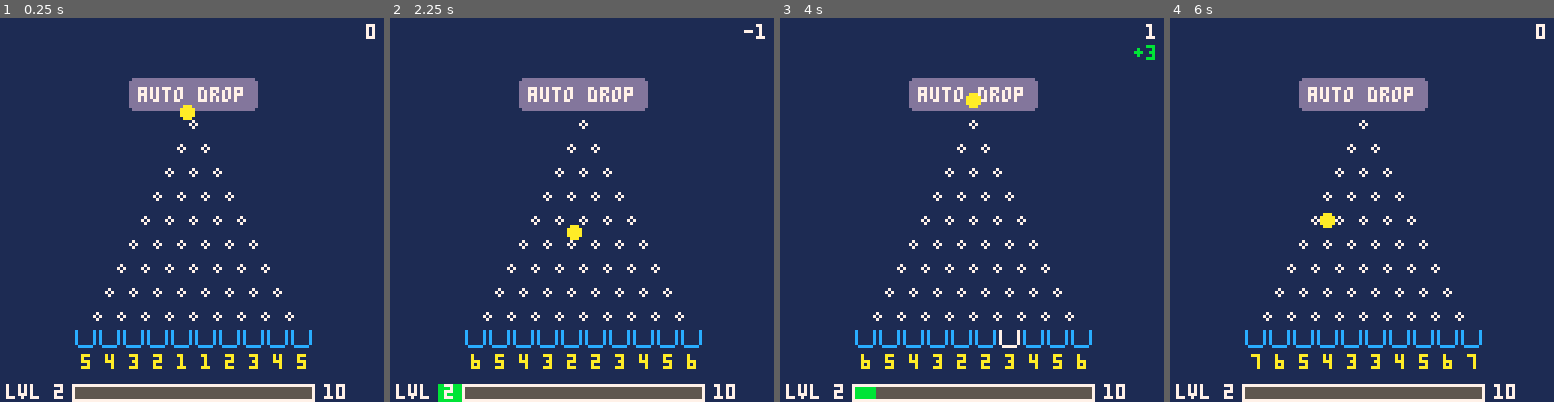
Above: before the commit, frames 1-4 (left to right).
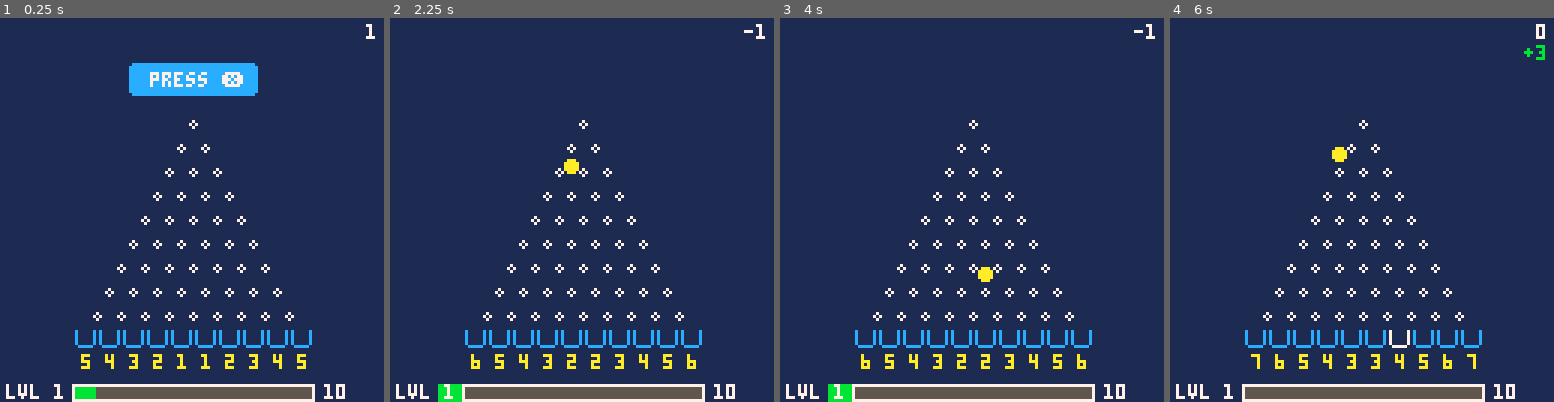
Above: after the commit, the same moments.

Repository: kjbrown-sandbox/pico-8
Game: PICO-8 cartridge plunko.p8
Two runs of this game, one before a commit and one after it. Both use one fixed random seed, a clock stepped at 60 frames per second and the inputs below.
Inputs:
- Up to frame 1 (0.25 s): no input
- Up to frame 2 (2.25 s): tap O (Z key) at 0.33, 0.7, 1.43, 2.22 s; tap X (X key) at 1.07, 2.07 s; hold Left from 1.97 s (still down)
- Up to frame 3 (4 s): release Left at 2.37 s; tap X (X key) every 0.33 s from 2.4 to 3.73 s; hold Down 2.42-2.82 s; hold Right 2.87-3.53 s; tap O (Z key) at 3.1, 3.98 s; hold Up from 3.58 s (still down)
- Up to frame 4 (6 s): tap X (X key) every 0.33 s from 4.07 to 5.73 s; release Up at 4.08 s; hold Right 4.13-4.53 s; hold Down 4.58-5.08 s; tap O (Z key) at 4.87, 5.75 s; hold Left 5.13-5.8 s; hold Up from 5.85 s (still down)

The runs differ from the first frame. In frame 1, 4.5% of the frame differs, in the area x 14-98%, y 1-100%; in frame 2, 3.2%; in frame 3, 3.6%; in frame 4, 3.3%.

Commit message:
Better progress bar

Diff:
--- a/plunko.p8
+++ b/plunko.p8
@@ -36,7 +36,7 @@
 	earnings_text = "",
 	disable_button_drop = false,
 	mode = game_mode.drop,
-	auto_drop = true,
+	auto_drop = false,
 	drop_delay = 1800,
 	user_level = 1,
 }
@@ -144,7 +144,7 @@
 
 		draw = function(self)
 			local start_x = 44
-			local start_y = 20
+			local start_y = 15
 
 			local disabled = is_button_drop_disabled()
 			local color = (not disabled and 12 or 13)
@@ -154,7 +154,11 @@
 			-- line(start_x - 1, start_y + 1, start_x - 1, start_y + 9, color)
 			-- line(start_x + 41, start_y + 1, start_x + 41, start_y + 9, color)
 			local text = state.auto_drop and "auto drop" or "press ❎"
-			rounded_button_filled(start_x, start_y, start_x + 40, start_y + 10, text, color)
+			if state.auto_drop then
+				rounded_button_filled(start_x, start_y, start_x + 40, start_y + 10, text, color)
+			elseif not disabled then
+				rounded_button_filled(start_x, start_y, start_x + 40, start_y + 10, text, color)
+			end
 
 			-- print("press ❎", start_x + 5, start_y + 3, 7)
 		end,
@@ -667,7 +671,6 @@
 		local next_level = state.user_level + 1
 		if state.money >= user_level_requirements[next_level] then
 			state.user_level = next_level
-			state.money -= user_level_requirements[next_level]
 			sfx(3)
 			-- state.debug_text = "level up! now at level " .. state.user_level
 
@@ -706,7 +709,7 @@
 				-- border
 				rect(x, y, x + bar_width, y + bar_height, 7)
 				-- text
-				local txt = "lvl " .. next_level
+				local txt = "lvl " .. state.user_level
 				local req = state.money .. "/" .. requirement
 				-- cprint(txt, y - 8, 7)
 				print(txt, 2, y, 7)
